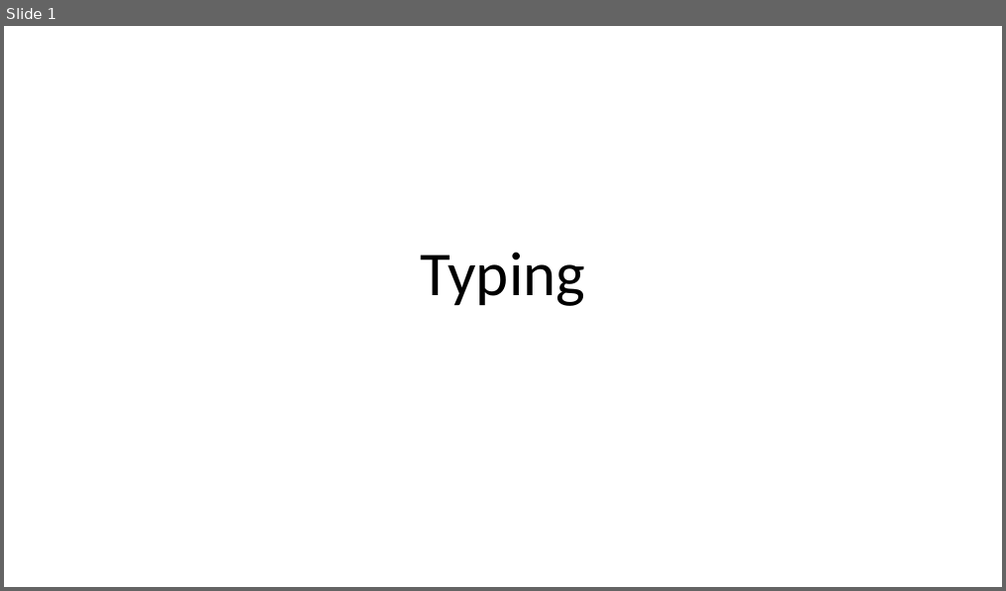
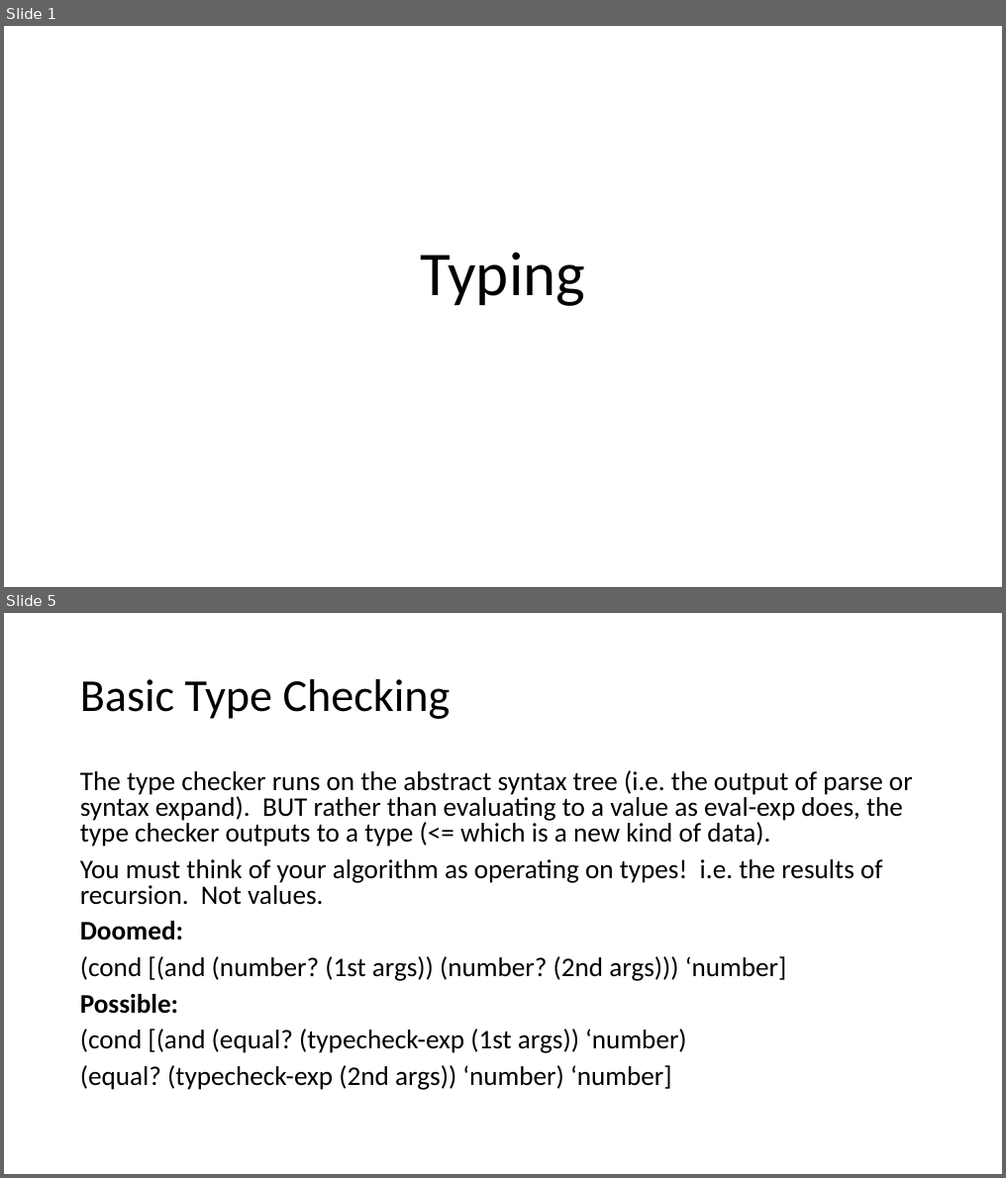
Before and after one commit to RHIT-CSSE/csse304, a slide deck: ClassMaterials/Typing/Typing.pptx. Shown one above the other, each under a label of ours: slide 1 before the commit, slides 1 and 5 after it; the slides between them are not shown. The pictures are 1006x591 and 1006x1178 pixels, drawn with LibreOffice and Linux fonts; fonts in the diff are those of the drawing. Boxes give left, top, right and bottom in pixels: in the first picture for what was removed or moved away, otherwise in the second. Text is boxed around its words. In the diff, an @@ line names an element or a change of style, - is before the commit and + after.

```diff
--- a/ClassMaterials/Typing/Typing.pptx
+++ b/ClassMaterials/Typing/Typing.pptx
@@ slide 5 added at [4, 613, 1002, 1174], background #FFFFFF @@
@@ title added at [80, 679, 450, 719], 44 pt, text #000000 @@
+Basic Type Checking
@@ text added at [80, 770, 913, 1090], 25.9 pt, text #000000 @@
+The type checker runs on the abstract syntax tree (i.e. the output of parse or syntax expand). BUT rather than evaluating to a value as eval-exp does, the type checker outputs to a type (<= which is a new kind of data).
+You must think of your algorithm as operating on types! i.e. the results of recursion. Not values.
+Doomed:
+(cond [(and (number? (1st args)) (number? (2nd args))) ‘number]
+Possible:
+(cond [(and (equal? (typecheck-exp (1st args)) ‘number)
+(equal? (typecheck-exp (2nd args)) ‘number) ‘number]
```
Also in this commit, not shown: 1 slide removed.
